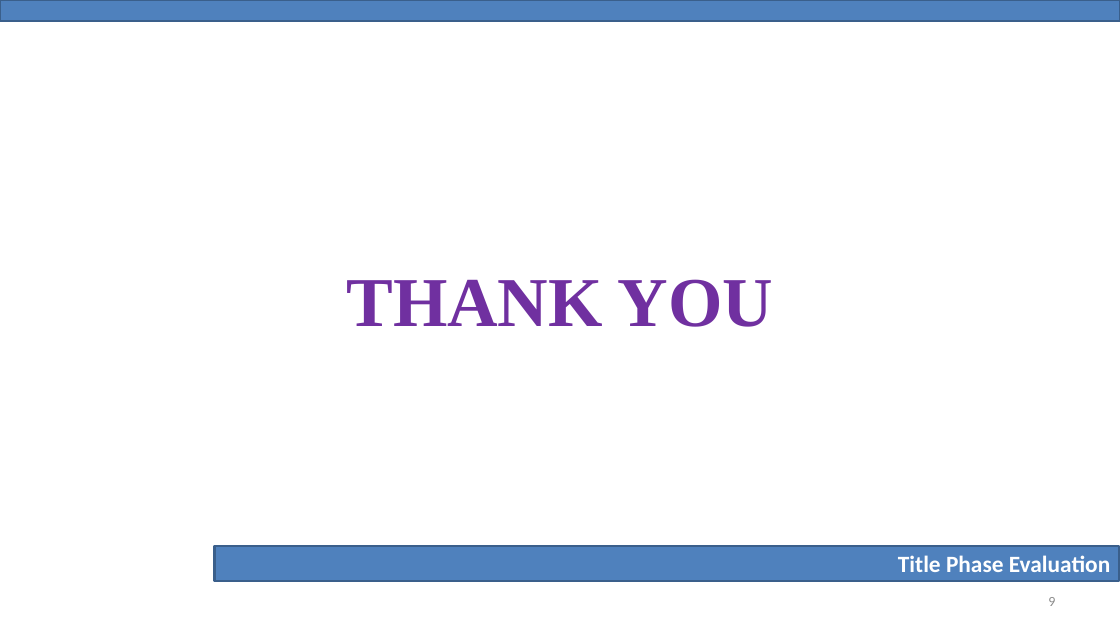
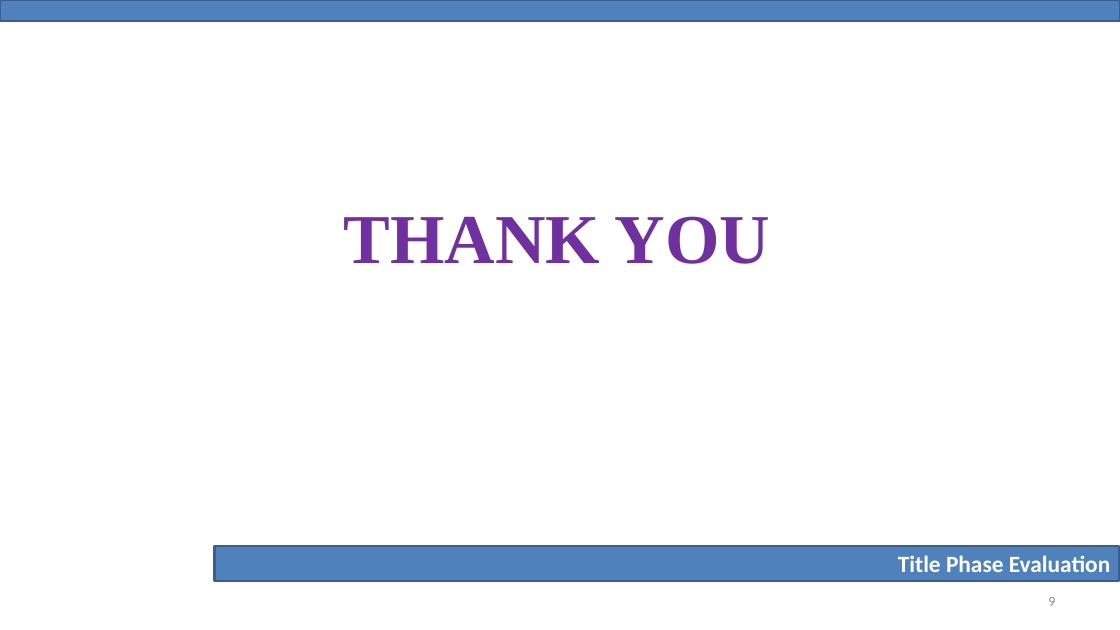
Before and after one commit to jannatul-fredaues/Global-Human-Development-Index-with-Explainable-AI, a slide deck: slide 9 of Documentation/Title-Phase-Evaluation-Slide-Template.pptx. Drawn at 1120x630 pixels with LibreOffice and Linux fonts; fonts in the diff are those of the drawing; background and template pictures are left out. Boxes give left, top, right and bottom in pixels: in the first picture for what was removed or moved away, otherwise in the second. Text is boxed around its words. In the diff, an @@ line names an element or a change of style, - is before the commit and + after.

```diff
--- a/Documentation/Title-Phase-Evaluation-Slide-Template.pptx
+++ b/Documentation/Title-Phase-Evaluation-Slide-Template.pptx
@@ text "THANK YOU": place and size @@
-text "THANK YOU" at [346, 279, 773, 327]
+text "THANK YOU" at [344, 216, 770, 264]
```
Also in this commit, not shown: 8 other slides changed.
